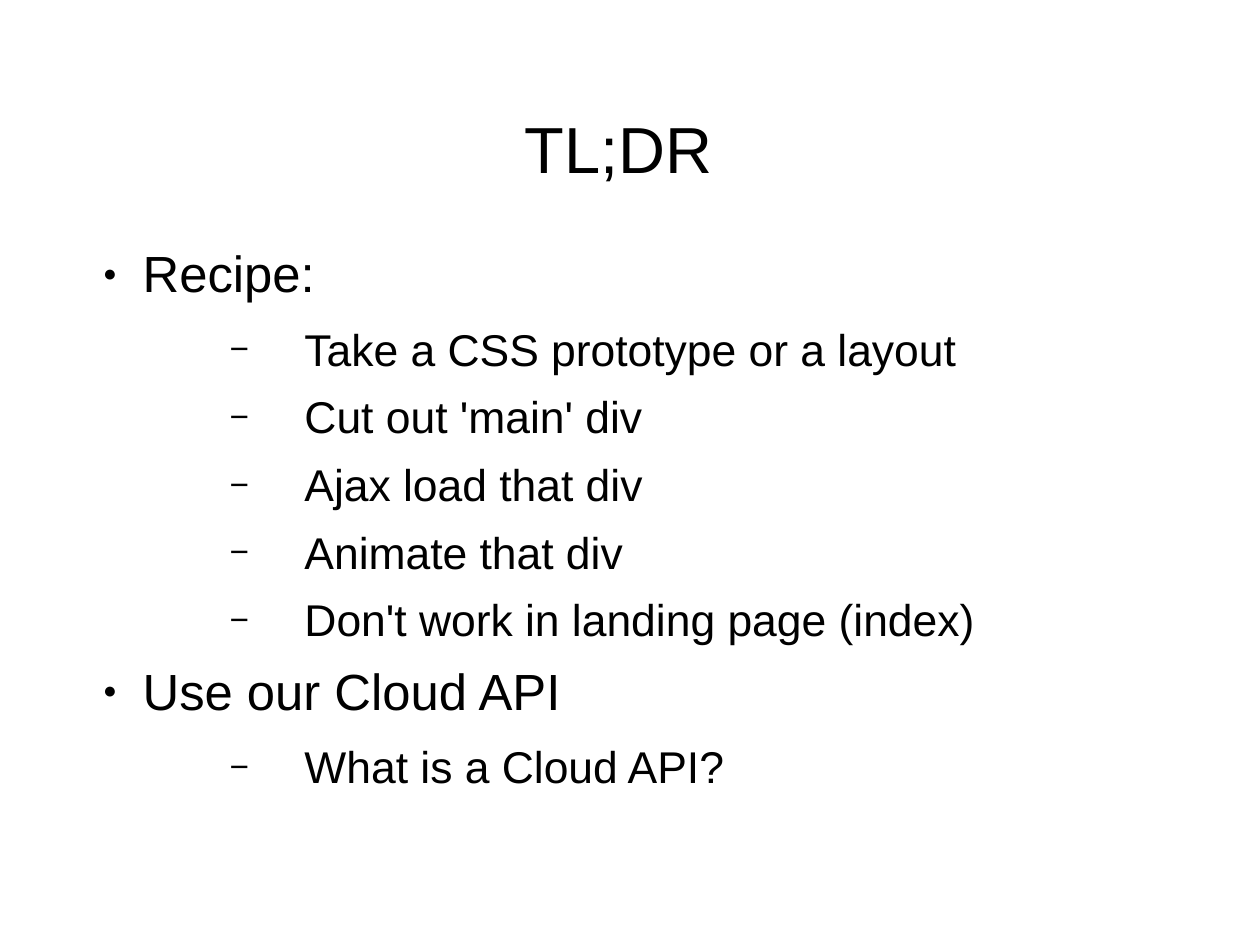
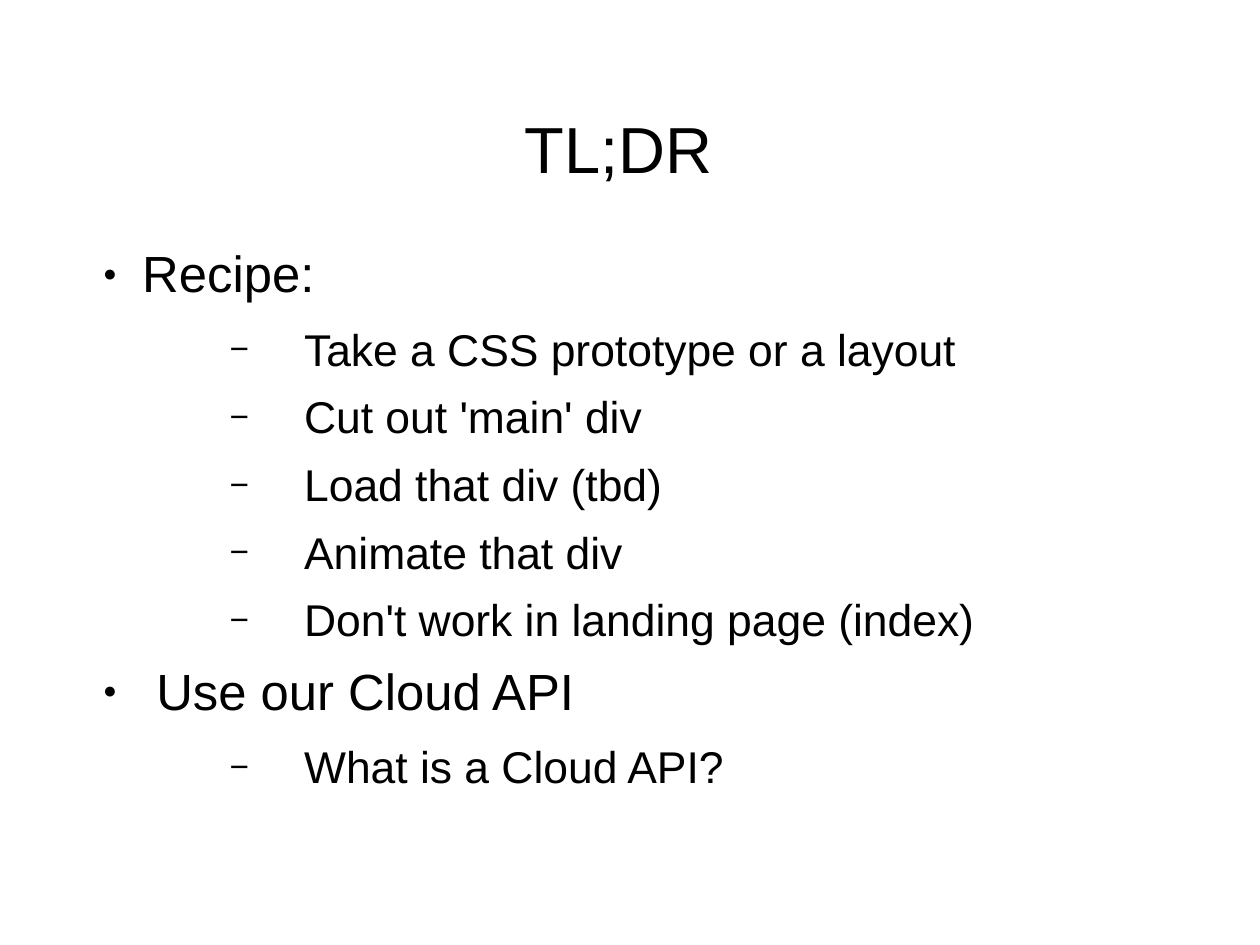
Before and after one commit to shawea/blueGrass, a slide deck: slide 21 of trainTheTrainer/2of2.odp (slide 23 before the commit). Drawn at 1260x945 pixels with LibreOffice and Linux fonts; fonts in the diff are those of the drawing; background and template pictures are left out. Boxes give left, top, right and bottom in pixels: in the first picture for what was removed or moved away, otherwise in the second. Text is boxed around its words. In the diff, an @@ line names an element or a change of style, - is before the commit and + after.

Commit message:
some slide work

```diff
--- a/trainTheTrainer/2of2.odp
+++ b/trainTheTrainer/2of2.odp
@@ text at box(142, 255, 974, 784): indent changed @@
@@ text at box(304, 468, 662, 510): text changed @@
-  − Ajax load that div
+  − Load that div (tbd)
```
Also in this commit, not shown: 2 other slides changed, 6 slides added, 6 slides removed, 4 other files.
